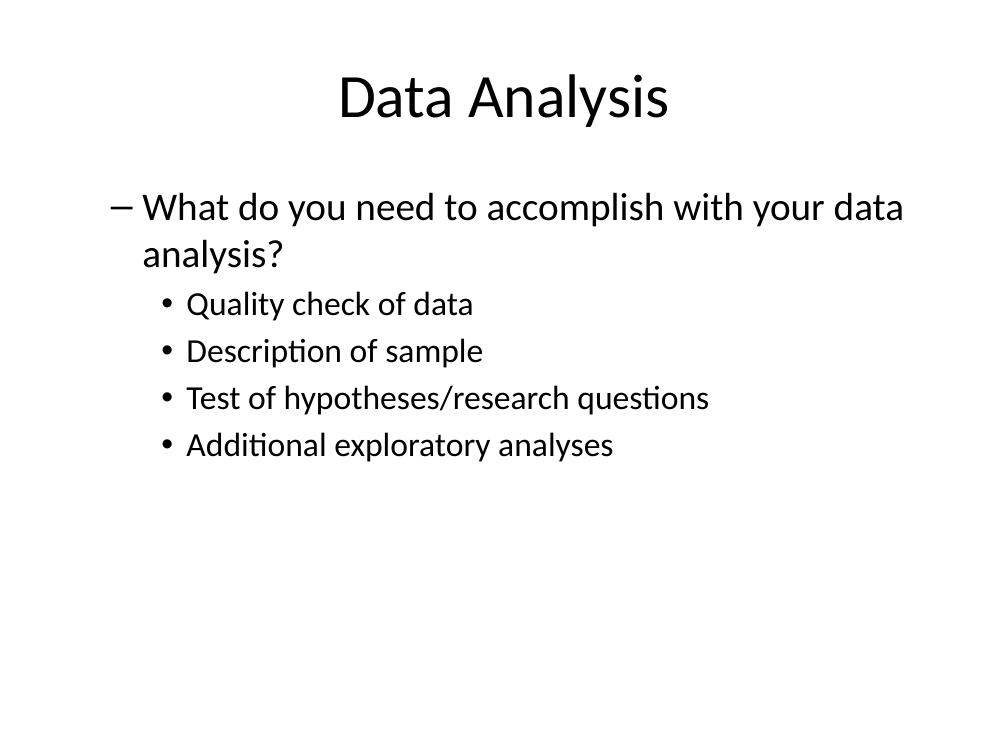
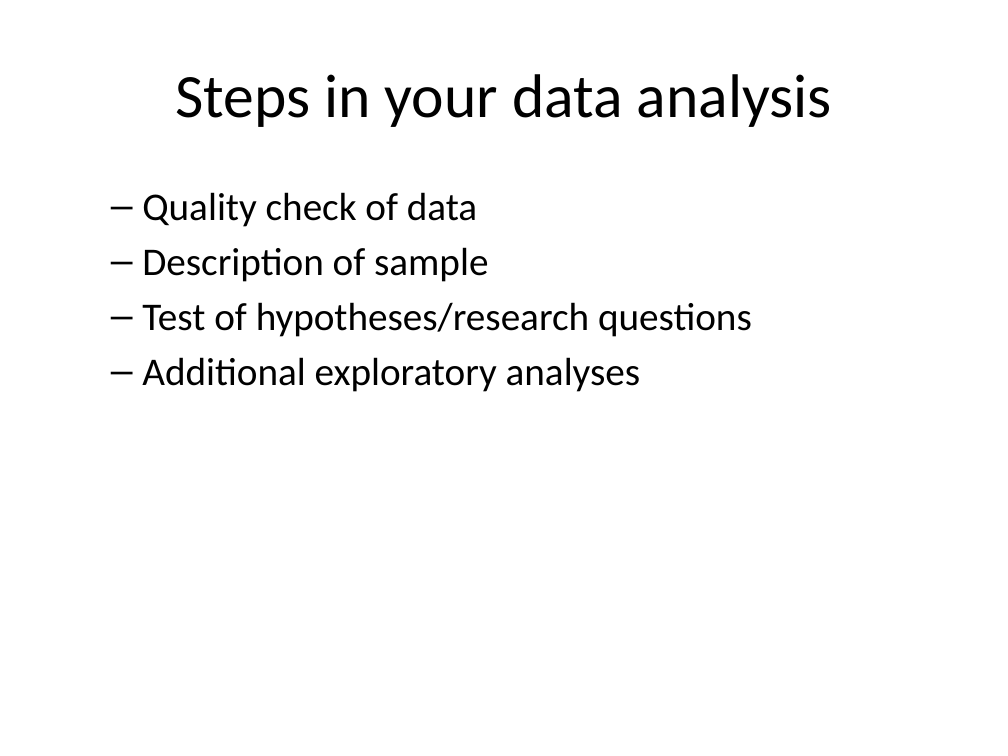
Before and after one commit to classes-medb/5510, a slide deck: slide 7 of src/video-13-statistical-models.pptx (slide 9 before the commit). Drawn at 1008x756 pixels with LibreOffice and Linux fonts; fonts in the diff are those of the drawing. Boxes give left, top, right and bottom in pixels: in the first picture for what was removed or moved away, otherwise in the second. Text is boxed around its words. In the diff, an @@ line names an element or a change of style, - is before the commit and + after.

```diff
--- a/src/video-13-statistical-models.pptx
+++ b/src/video-13-statistical-models.pptx
@@ title at <box>175,74,832,127</box>: text changed @@
-Data Analysis
+Steps in your data analysis
@@ text "Quality check of data" at <box>142,192,752,392</box>: size 24 to 28 pt; bullet • to –; list level 3 to 2 in "Quality check of data"; list level 3 to 2 in "Description of sample"; list level 3 to 2 in "Test of hypotheses/research questions"; list level 3 to 2 in "Additional exploratory analyses" @@
@@ text at <box>142,192,904,274</box>: paragraph removed @@
-  – What do you need to accomplish with your data analysis?
```
Also in this commit, not shown: 4 other slides changed, 10 slides added, 1 slide removed, 6 other files.
